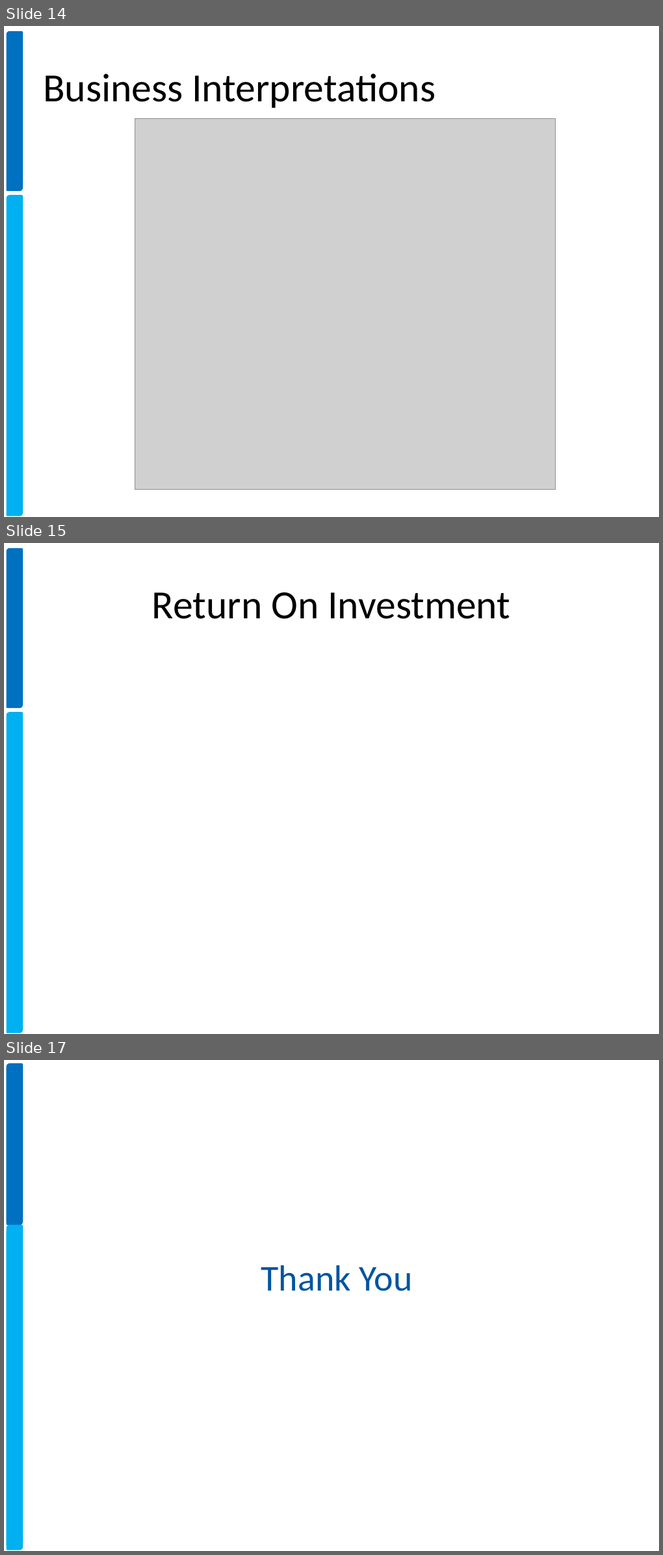
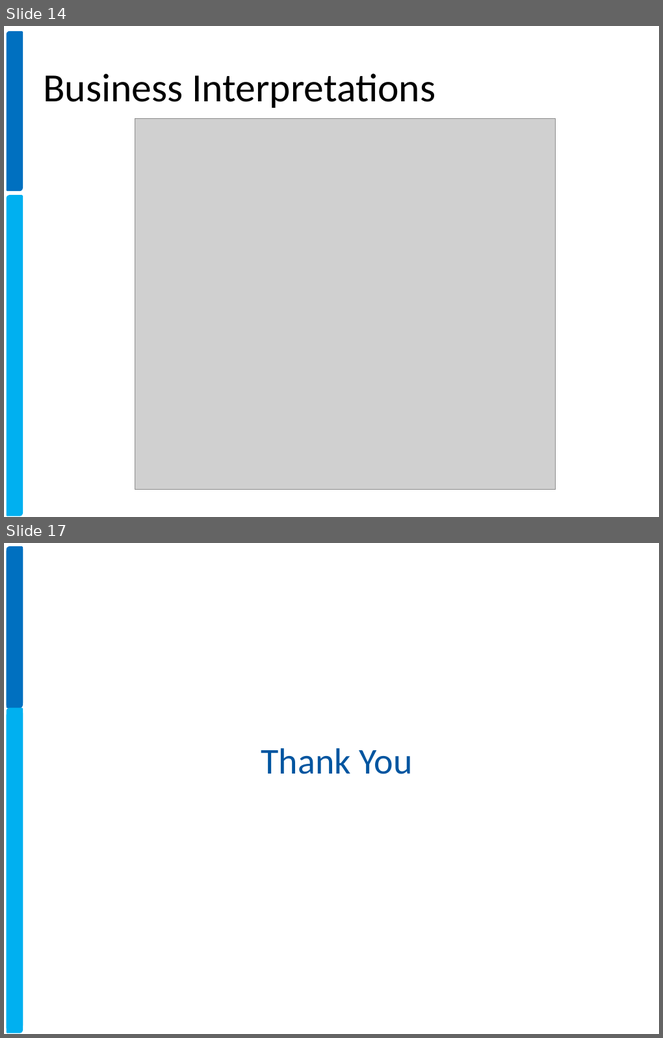
Before and after one commit to xavierigneous/Vehicle-Loan-Default-Prediction, a slide deck: Pravin Kumar/Vehicle Loan Default Prediction.pptx. Shown one above the other, each under a label of ours: slides 14, 15 and 17 before the commit, slides 14 and 17 after it; the slides between them are not shown. The pictures are 663x1555 and 663x1038 pixels, drawn with LibreOffice and Linux fonts; fonts in the diff are those of the drawing; grey boxes stand for pictures; background and template pictures are left out. Boxes give left, top, right and bottom in pixels: in the first picture for what was removed or moved away, otherwise in the second. Text is boxed around its words. In the diff, an @@ line names an element or a change of style, - is before the commit and + after.

```diff
--- a/Pravin Kumar/Vehicle Loan Default Prediction.pptx
+++ b/Pravin Kumar/Vehicle Loan Default Prediction.pptx
@@ slide 15 removed at [4,543,659,1034], background #FFFFFF; not listed: 2 template elements that a slide beside it also shows @@
@@ title removed at [152,592,510,619] @@
-Return On Investment
```
Also in this commit, not shown: 7 slides changed, 2 slides added, 1 other slide removed, 2 other files.
